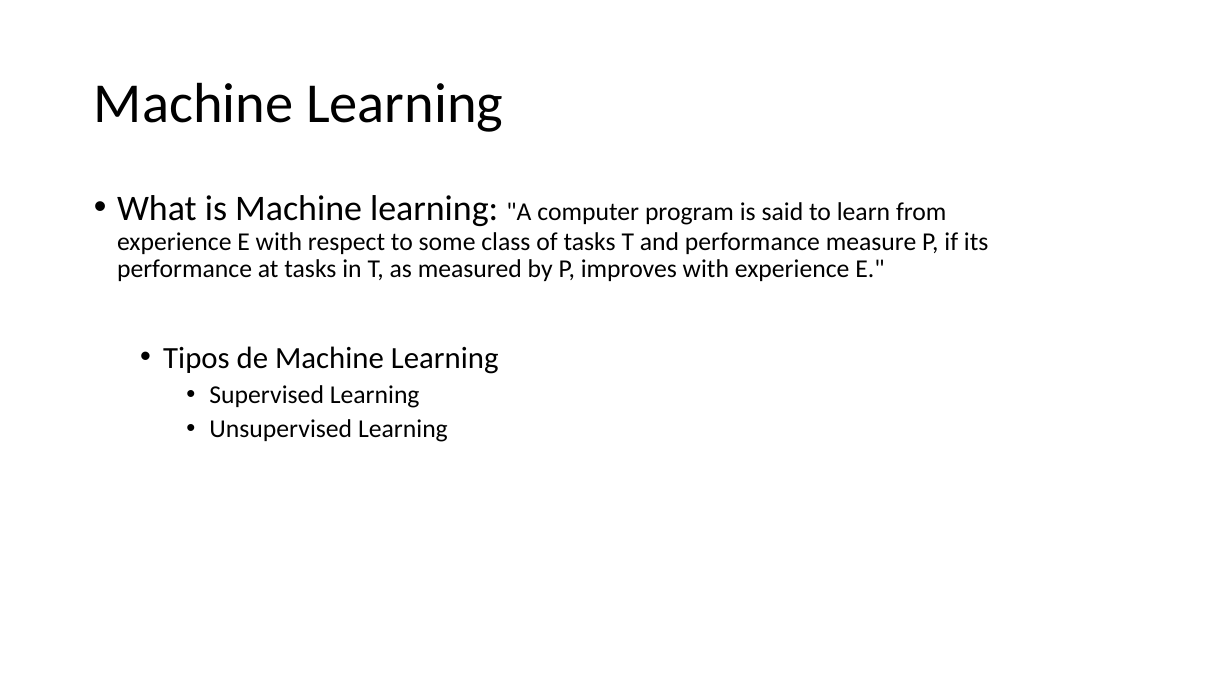
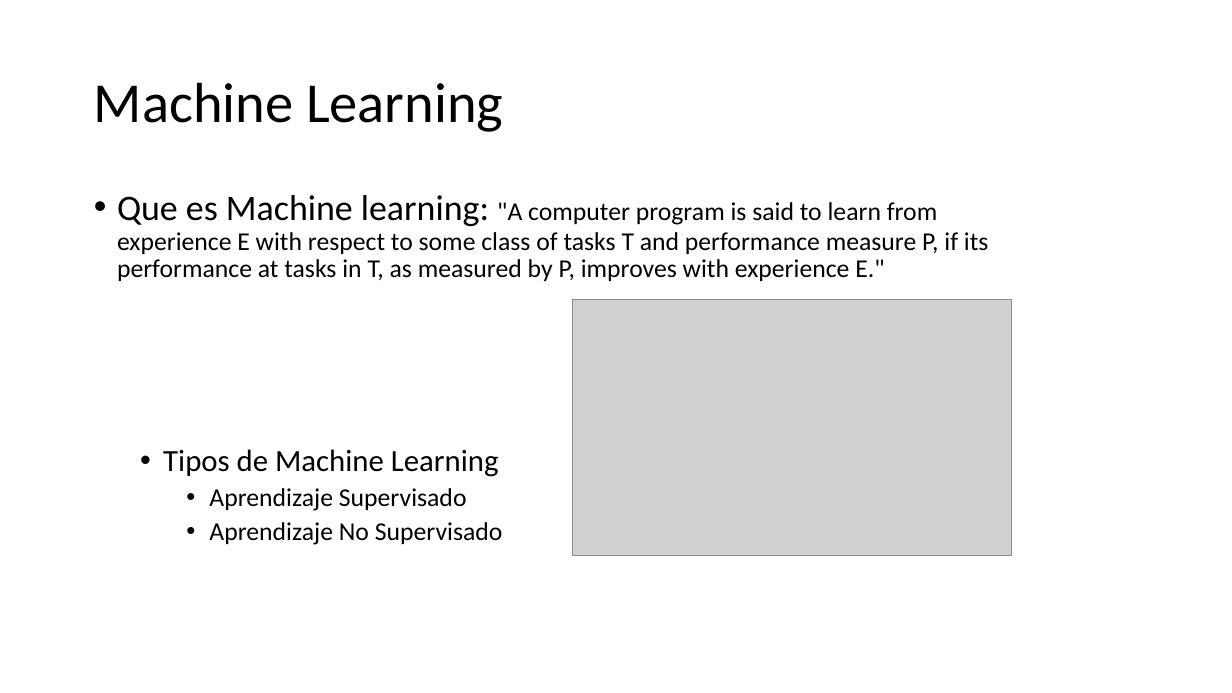
Before and after one commit to jamp00/Image-Clasification, a slide deck: slide 4 of Image clasification multilabel.pptx. Drawn at 1232x693 pixels with LibreOffice and Linux fonts; fonts in the diff are those of the drawing; grey boxes stand for pictures; background and template pictures are left out. Boxes give left, top, right and bottom in pixels: in the first picture for what was removed or moved away, otherwise in the second. Text is boxed around its words. In the diff, an @@ line names an element or a change of style, - is before the commit and + after.

```diff
--- a/Image clasification multilabel.pptx
+++ b/Image clasification multilabel.pptx
@@ text at [117,195,989,281]: text changed @@
-• What is Machine learning: "A computer program is said to learn from experience E with respect to some class of tasks T and performance measure P, if its performance at tasks in T, as measured by P, improves with experience E."
+• Que es Machine learning: "A computer program is said to learn from experience E with respect to some class of tasks T and performance measure P, if its performance at tasks in T, as measured by P, improves with experience E."
@@ picture added at [573,299,1012,555] @@
@@ text at [209,488,503,545]: text changed @@
-    • Supervised Learning
-    • Unsupervised Learning
+    • Aprendizaje Supervisado
+    • Aprendizaje No Supervisado
```
Also in this commit, not shown: 4 other slides changed, 2 other files.
